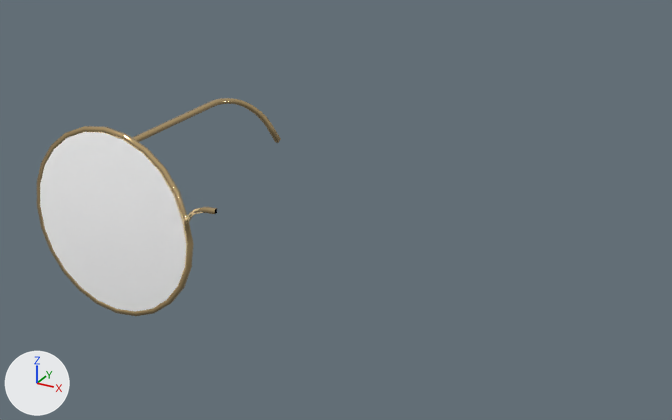
The glTF model samples/augmented-faces/src/main/assets/models/glass3.glb: old version first, new version second.
The view is the same before and after, from a camera (50 mm lens) standing at (0.1259, -0.2335, 0.1144) and looking at (0.0026, -0.0094, 0.0024). The axes (+X, +Y, +Z) are drawn at lower left. The lights are the same throughout. Where no turn or scale is listed for an object, it has been applied to the vertices.

In view in the first picture: 'glasses frame', 'glasses lenses'.
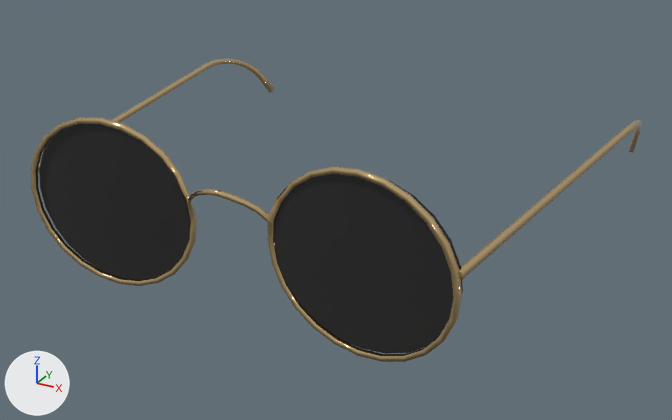
The edits, one by one:
Material 'glass.006' (mat_glass_006) is new.
Its base color is (0.0352, 0.0352, 0.0352) (black #353535).
Its metallic is 1.0.
Its roughness is 1.0.
Its emission strength is 0.0122.
Material 'glass.007' (mat_glass_007) is new.
Its base color is (0.0352, 0.0352, 0.0352) (black #353535).
Its metallic is 1.0.
Its roughness is 1.0.
Its emission strength is 0.0122.
Material 'gold.005' (mat_gold_005) is new.
Its base color is (0.855, 0.624, 0.309) (beige #eecf97).
Its metallic is 1.0.
Its roughness is 0.0825.
me_circle_000 has 336 vertices, 668 faces and spans x -0.0621..-0.0121, y -0.025..0.025, z -0.0014..0.0018.
me_circle_000 no longer uses material mat_glass (white #ffffff).
me_circle_000 now uses material mat_glass_006 (black #353535).
Mesh me_circle_012 is new.
It has 336 vertices, 668 faces and spans x -0.0621..-0.0121, y -0.025..0.025, z -0.0014..0.0018.
It uses material mat_glass_007 (black #353535).
Mesh me_circle_013 is new.
It has 196 vertices, 386 faces and spans x -0.0745..0.0005, y -0.0058..0.1264, z -0.024..0.0238.
It uses material mat_gold_005 (beige #eecf97).
Object 'glasses frame' (ob_glasses_frame) moves from (0.005, -0.0682, 0.0136) to (0.0018, -0.0611, 0.017).
Object 'glasses frame' (ob_glasses_frame) turns from (-92, -0.1, -0) to (92, 0.1, -5.8) degrees about x, y and z.
Object 'glasses frame' (ob_glasses_frame) is rescaled from (0.0261, 0.0261, 0.0261) to (-0.0261, -0.0239, -0.0297).
Object 'glasses lenses' (ob_glasses_lenses) moves from (0.005, -0.0689, 0.0137) to (0.0018, -0.0618, 0.017).
Object 'glasses lenses' (ob_glasses_lenses) turns from (-92, -0.1, -0) to (-88, -0.1, 2.8) degrees about x, y and z.
Object 'glasses lenses' (ob_glasses_lenses) is rescaled from (1.0, 1.0, 1.0) to (1.0, 0.916, 0.976).
Object 'glasses lenses.002' (ob_glasses_lenses_002) is new; it shows me_circle_012.
Its location is (0.0017, -0.0618, 0.017).
Its rotation in degrees is (92, 0.1, -2.8).
Its scale is (-1.0, -0.916, -0.976).
Object 'glasses frame.001' (ob_glasses_frame_001) is new; it shows me_circle_013.
Its location is (0.0017, -0.0611, 0.017).

Boxes (x1, y1, x2, y2) around the edits, measured in the pictures (672 x 420 px):
'glasses lenses.002', added (black): after (274, 174, 463, 354)
'glasses lenses', recoloured, moved, turned, rescaled: before (40, 132, 187, 312); after (39, 124, 190, 280)
'glasses frame', moved, turned, rescaled: before (37, 98, 281, 316); after (215, 120, 641, 362)
'glasses frame.001', added: after (30, 59, 274, 286)
